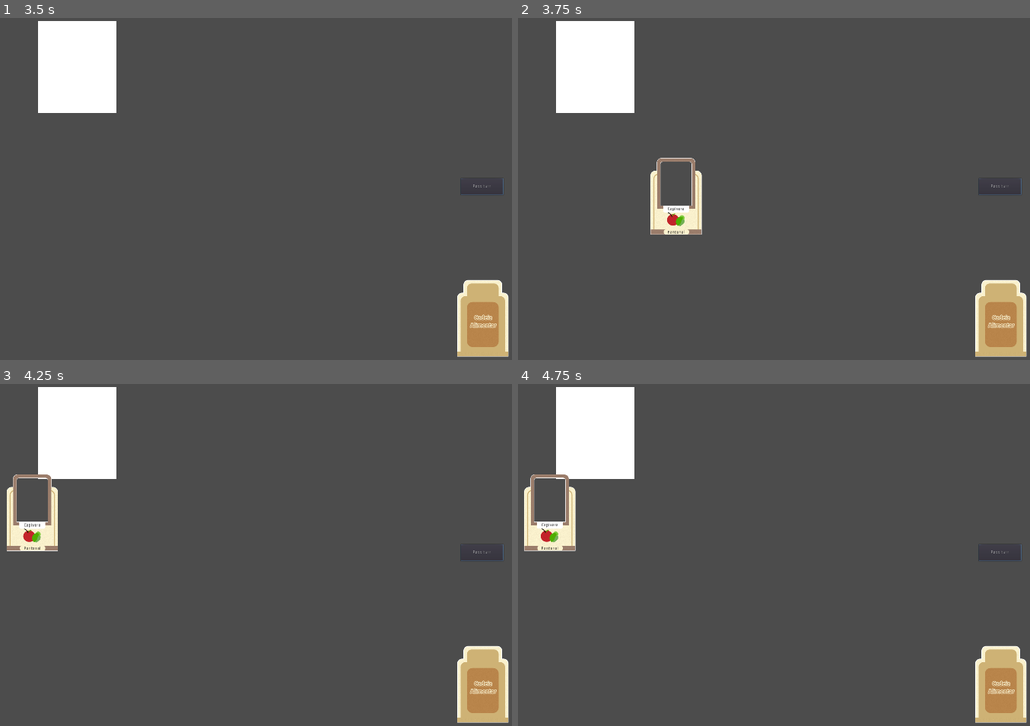
Above: before the commit, frames 1-4 (two rows, left to right).
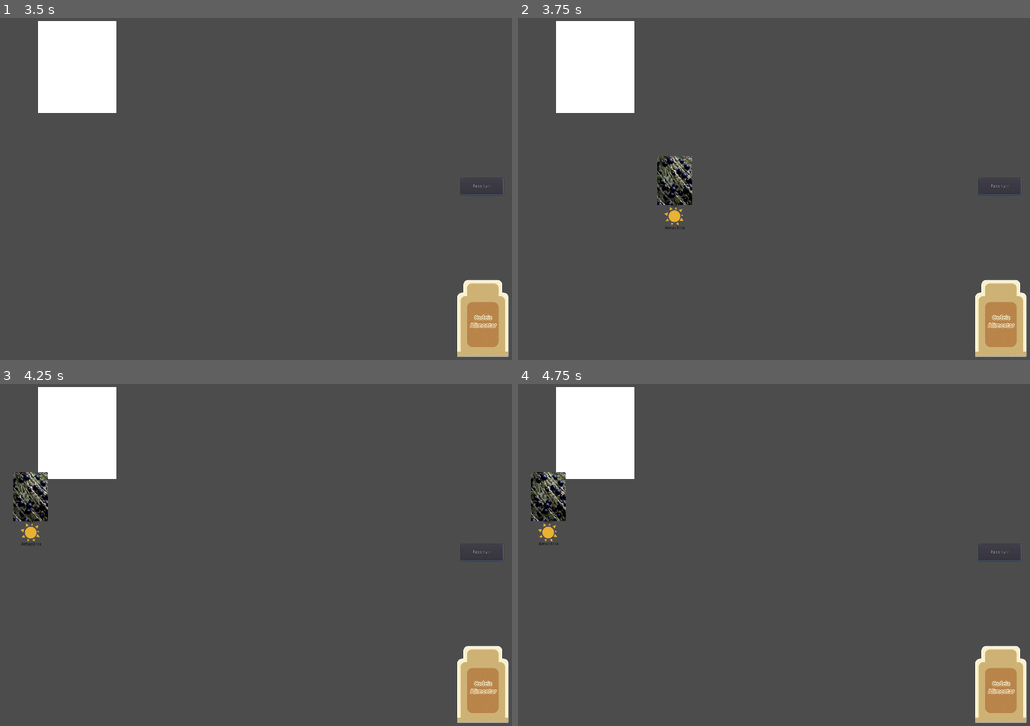
Above: after the commit, the same moments.

Repository: rominhorl/cardgame
Game: Godot game, scene res://Scenes/Main.tscn
The game is run twice, just before and just after one commit, with the same random seed, the same clock (stepped at 60 frames per second) and the same inputs. The project has no main scene, so this scene is started directly.
Inputs (mouse positions are in pixels of both pictures, inside the frame that each line leads up to):
- Up to frame 1 (3.5 s): click "Pass turn" at 0.5 s; click "Pass turn" at 1.25 s; click "Pass turn" at 2 s; tap Enter at 2.75 s; move the mouse to (76, 65) at 2.77 s; click (76, 65) at 2.85 s
- Up to frame 2 (3.75 s): tap Space at 3.5 s; move the mouse to (999, 318) at 3.52 s; click (999, 318) at 3.6 s
- Up to frame 3 (4.25 s): no input
- Up to frame 4 (4.75 s): move the mouse to (548, 513) at 4.27 s; click (548, 513) at 4.35 s

Frame 1 is identical in both runs. In frame 2, 2.0% of the frame differs, in the area x 25-36%, y 40-64%; in frame 3, 2.0%; in frame 4, 2.1%, in the area x 1-12%, y 25-49%.
Error in both runs: Invalid call. Nonexistent function 'OrganizeHand' in base 'Node2D'. (res://Scenes/Main.gd:6)

Commit message:
Animal images and dictionary update

Diff:
--- a/CardGame/CardDatabase.gd
+++ b/CardGame/CardDatabase.gd
@@ -1,11 +1,27 @@
 extends Node
 
 const CardList = {
+	# Amazônia
+	"Açai" : {"Biome": "Amazônia", "Type": "Produtor", "Name": "Açai"},
+	"Tucano" : {"Biome": "Amazônia", "Type": "Consumidor1", "Name": "Tucano"},
+	"Onça Pintada" : {"Biome": "Amazônia", "Type": "Consumidor2", "Name": "Onça Pintada"},
+	"Fungo A" : {"Biome": "Amazônia", "Type": "Decompositor", "Name": "Fungo"},
 
-	"Capivara" : {"Biome": "Pantanal", "Type": "Consumidor1", "Name": "Capivara"},
+	# Caatinga
 	"Cajueiro" : {"Biome": "Caatinga", "Type": "Produtor", "Name": "Cajueiro"},
-	"Periquito" : {"Biome": "Caatinga", "Type": "Consumidor1", "Name": "Periquito"},
-	"Teiu" : {"Biome": "Caatinga", "Type": "Consumidor2", "Name": "Teiu"},
-	"Microbio" : {"Biome": "Caatinga", "Type": "Decompositor", "Name": "Microbio"},
+	"Periquito" : {"Biome": "Amazônia", "Type": "Consumidor1", "Name": "Periquito"},
+	"Teiu" : {"Biome": "Amazônia", "Type": "Consumidor2", "Name": "Teiu"},
+	"Fungo C" : {"Biome": "Amazônia", "Type": "Decompositor", "Name": "Fungo"},
 
+	# Mata Atlântica
+	"Bananeira" : {"Biome": "Amazônia", "Type": "Produtor", "Name": "Bananeira"},
+	"Mico Leão Dourado" : {"Biome": "Amazônia", "Type": "Consumidor1", "Name": "Mico Leão Dourado"},
+	"Gavião" : {"Biome": "Amazônia", "Type": "Consumidor2", "Name": "Gavião"},
+	"Fungo M" : {"Biome": "Amazônia", "Type": "Decompositor", "Name": "Fungo"},
+
+	# Pantanal
+	"Pequi" : {"Biome": "Amazônia", "Type": "Produtor", "Name": "Pequi"},
+	"Capivara" : {"Biome": "Amazônia", "Type": "Consumidor1", "Name": "Capivara"},
+	"Jacaré" : {"Biome": "Amazônia", "Type": "Consumidor2", "Name": "Jacaré"},
+	"Fungo P" : {"Biome": "Amazônia", "Type": "Decompositor", "Name": "Fungo"},
 }
--- a/CardGame/Scenes/Card.tscn
+++ b/CardGame/Scenes/Card.tscn
@@ -4,43 +4,43 @@
 [ext_resource path="res://card shapes/Amazonia.png" type="Texture" id=2]
 
 [sub_resource type="RectangleShape2D" id=1]
-extents = Vector2( 82, 123.75 )
+extents = Vector2( 82, 121.5 )
 
 [node name="Card" type="KinematicBody2D"]
 script = ExtResource( 1 )
 
+[node name="Animal" type="Sprite" parent="."]
+
 [node name="FrontBg" type="Sprite" parent="."]
-position = Vector2( 4.5, 13 )
 texture = ExtResource( 2 )
 
 [node name="Type" type="Sprite" parent="."]
-position = Vector2( 4.5, 95 )
+position = Vector2( 0, 85 )
 
 [node name="Name" type="Label" parent="."]
 modulate = Color( 0, 0, 0, 1 )
-margin_left = -37.0
-margin_top = 55.0
-margin_right = 46.0
-margin_bottom = 69.0
+margin_left = -41.0
+margin_top = 42.0
+margin_right = 42.0
+margin_bottom = 56.0
 text = "Nome"
 align = 1
 valign = 1
 
 [node name="Biome" type="Label" parent="."]
 modulate = Color( 0, 0, 0, 1 )
-margin_left = -36.0
-margin_top = 129.0
-margin_right = 47.0
-margin_bottom = 143.0
+margin_left = -40.0
+margin_top = 115.0
+margin_right = 43.0
+margin_bottom = 129.0
 text = "Bioma"
 align = 1
 valign = 1
 
 [node name="CardArea" type="Area2D" parent="."]
-position = Vector2( -107, -109.5 )
 
 [node name="CollisionArea" type="CollisionShape2D" parent="CardArea"]
-position = Vector2( 111, 130.5 )
+position = Vector2( 0, 9.5 )
 shape = SubResource( 1 )
 
 [node name="TypeText" type="Label" parent="."]
--- a/CardGame/Scenes/Deck.gd
+++ b/CardGame/Scenes/Deck.gd
@@ -39,6 +39,7 @@
 	var NewCard = Card.instance()
 	NewCard.get_node("FrontBg").texture = load(str("res://card shapes/",WhichCard.get("Biome"),".png"))
 	NewCard.get_node("Type").texture = load(str("res://Assets/type icons/",WhichCard.get("Type"),".png"))
+	NewCard.get_node("Animal").texture = load(str("res://Assets/animals/",WhichCard.get("Biome"), "/",WhichCard.get("Name"),".png"))
 	NewCard.get_node("Name").text = WhichCard.get("Name")
 	NewCard.get_node("Biome").text = WhichCard.get("Biome")
 	NewCard.get_node("TypeText").text = WhichCard.get("Type")
Binary file added: CardGame/Assets/animals/Amazônia/açai.png
Not shown, added: CardGame/Assets/animals/Amazônia/açai.png.import
Binary file added: CardGame/Assets/animals/Amazônia/fungo.png
Not shown, added: CardGame/Assets/animals/Amazônia/fungo.png.import
Binary file added: CardGame/Assets/animals/Amazônia/onça pintada.png
Not shown, added: CardGame/Assets/animals/Amazônia/onça pintada.png.import
Binary file added: CardGame/Assets/animals/Amazônia/tucano.png
Not shown, added: CardGame/Assets/animals/Amazônia/tucano.png.import
Binary file added: CardGame/Assets/animals/caatinga/Periquito.png
Not shown, added: CardGame/Assets/animals/caatinga/Periquito.png.import
Binary file added: CardGame/Assets/animals/caatinga/Teiu.png
Not shown, added: CardGame/Assets/animals/caatinga/Teiu.png.import
(and 20 more such lines)
